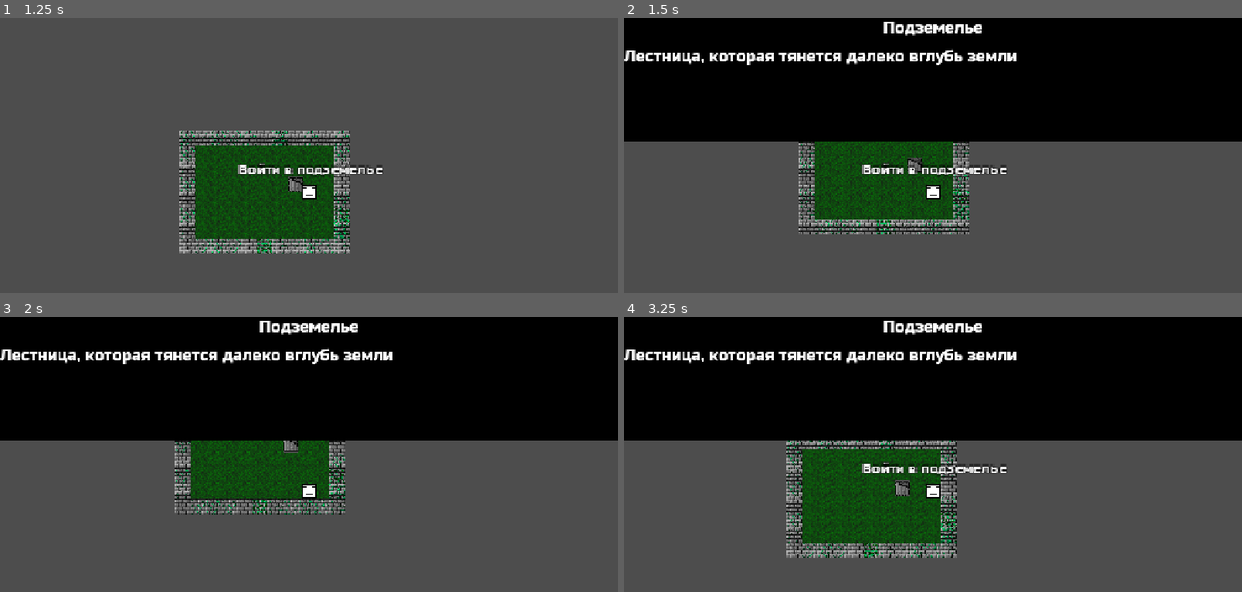
Above: before the commit, frames 1-4 (two rows, left to right).
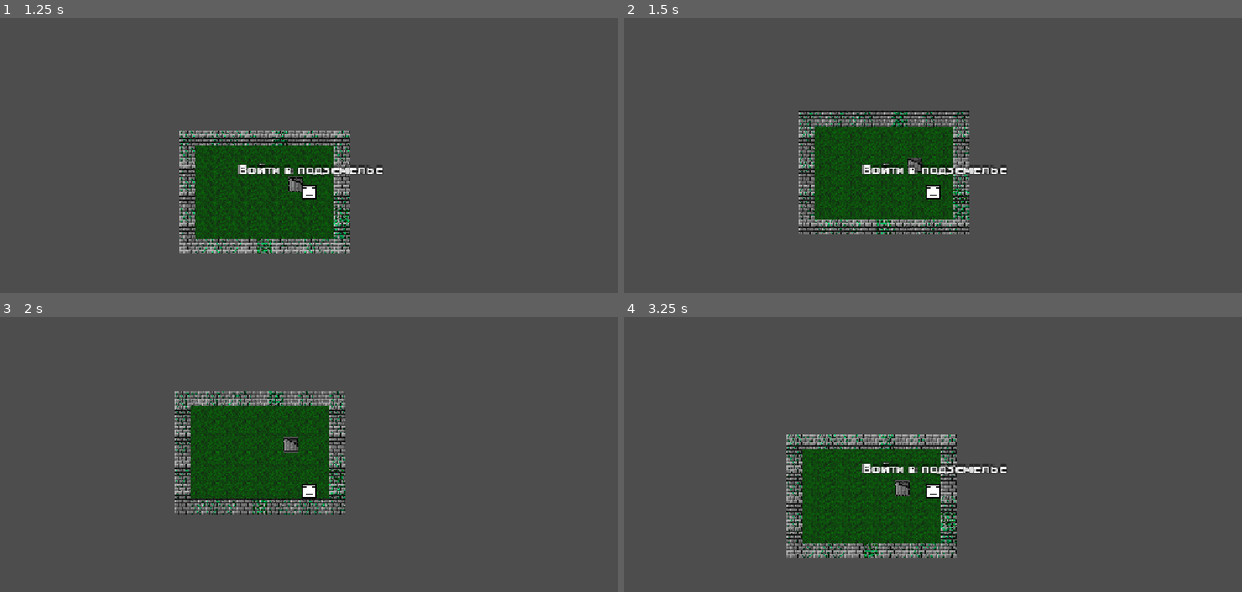
Above: after the commit, the same moments.

Repository: Rubytomatoboss/HOTD
Game: Godot game, scene res://scenes/world.tscn
Same seed, same stepped clock (60 frames per second), same inputs: the game is played once before the commit and once after it.
Inputs:
- Up to frame 1 (1.25 s): tap Enter at 0.5 s; hold Right (move_right) from 0.53 s (still down); hold E (interaction) from 0.53 s (still down)
- Up to frame 2 (1.5 s): release Right (move_right) at 1.28 s; release E (interaction) at 1.28 s; hold Down (move_down) from 1.28 s (still down); tap E (interaction) at 1.35 s
- Up to frame 3 (2 s): keep holding Down (move_down)
- Up to frame 4 (3.25 s): tap Space at 2 s; release Down (move_down) at 2.03 s; hold Right (move_right) 2.03-2.78 s; hold E (interaction) 2.03-2.78 s; tap Enter at 2.75 s; hold Up (move_up) from 2.78 s (still down); tap E (interaction) at 2.85 s

Frame 1 is identical in both runs. In frame 2, 45% of the frame differs, in the area x 0-100%, y 0-45%; in frame 3, 45%; in frame 4, 45%.

Commit message:
удалил чёрную рамку с основной ноды
пока думаю как сделать чёрную рамку у каждого объекта

Diff:
--- a/scenes/black_frame.tscn
+++ b/scenes/black_frame.tscn
@@ -49,3 +49,40 @@
 text = "Something"
 label_settings = SubResource("LabelSettings_h8au2")
 autowrap_mode = 2
+
+[node name="Button" type="Button" parent="ColorRect"]
+layout_mode = 1
+anchors_preset = 2
+anchor_top = 1.0
+anchor_bottom = 1.0
+offset_top = -8.0
+offset_right = 8.0
+grow_vertical = 0
+text = "Вариант 1"
+
+[node name="Button2" type="Button" parent="ColorRect"]
+layout_mode = 1
+anchors_preset = 7
+anchor_left = 0.5
+anchor_top = 1.0
+anchor_right = 0.5
+anchor_bottom = 1.0
+offset_left = -4.0
+offset_top = -8.0
+offset_right = 4.0
+grow_horizontal = 2
+grow_vertical = 0
+text = "Вариант 2"
+
+[node name="Button3" type="Button" parent="ColorRect"]
+layout_mode = 1
+anchors_preset = 3
+anchor_left = 1.0
+anchor_top = 1.0
+anchor_right = 1.0
+anchor_bottom = 1.0
+offset_left = -8.0
+offset_top = -8.0
+grow_horizontal = 0
+grow_vertical = 0
+text = "Вариант 3"
--- a/scenes/world.tscn
+++ b/scenes/world.tscn
@@ -1,9 +1,8 @@
-[gd_scene load_steps=7 format=4 uid="uid://ctpjoaws40sin"]
+[gd_scene load_steps=6 format=4 uid="uid://ctpjoaws40sin"]
 
 [ext_resource type="TileSet" uid="uid://lgikbmvv2yjp" path="res://tilesets/test_tile_set.tres" id="1_i7141"]
 [ext_resource type="PackedScene" uid="uid://dvvg50n3gx6qi" path="res://scenes/player.tscn" id="2_71j4m"]
 [ext_resource type="PackedScene" uid="uid://dd57xou3vgb58" path="res://scenes/test_object.tscn" id="3_4wyf3"]
-[ext_resource type="PackedScene" uid="uid://c3iume7ejc5jr" path="res://scenes/black_frame.tscn" id="4_k0juu"]
 [ext_resource type="Script" uid="uid://cuefcb0neh4ua" path="res://resources/blank_object.gd" id="6_q5onr"]
 
 [sub_resource type="Resource" id="Resource_71j4m"]
@@ -28,12 +27,6 @@
 [node name="Camera2D" type="Camera2D" parent="Player"]
 scale = Vector2(0.5, 0.5)
 
-[node name="Object" parent="." node_paths=PackedStringArray("black_frame") instance=ExtResource("3_4wyf3")]
+[node name="Object" parent="." instance=ExtResource("3_4wyf3")]
 position = Vector2(112, -16)
 object_stats = SubResource("Resource_71j4m")
-black_frame = NodePath("../CanvasLayer/BlackFrame")
-
-[node name="CanvasLayer" type="CanvasLayer" parent="."]
-
-[node name="BlackFrame" parent="CanvasLayer" instance=ExtResource("4_k0juu")]
-visible = false
--- a/scripts/black_frame.gd
+++ b/scripts/black_frame.gd
@@ -1,4 +1,5 @@
 extends Control
+class_name BlackFrame
 
 var upper_text: String
 var center_text: String
--- a/scripts/player.gd
+++ b/scripts/player.gd
@@ -2,7 +2,6 @@
 class_name Player #сделаем игрока классом, чтобы в будущем было проще
 
 @export var speed: int
-@export var hit_box: Area2D
 
 ### движение
 func _physics_process(delta: float) -> void: #встроенная функция, которая происходит 60 раз в в секунду
